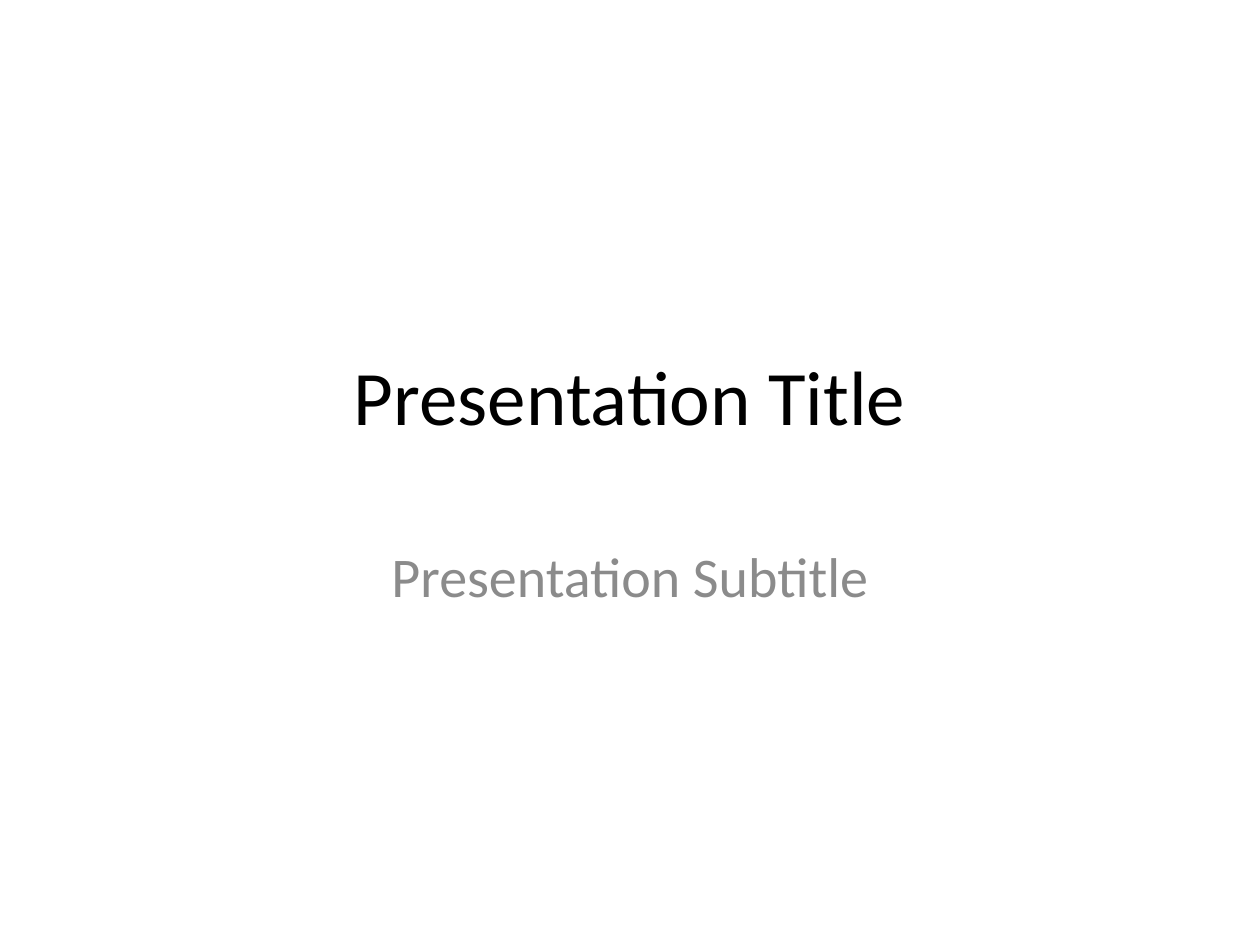
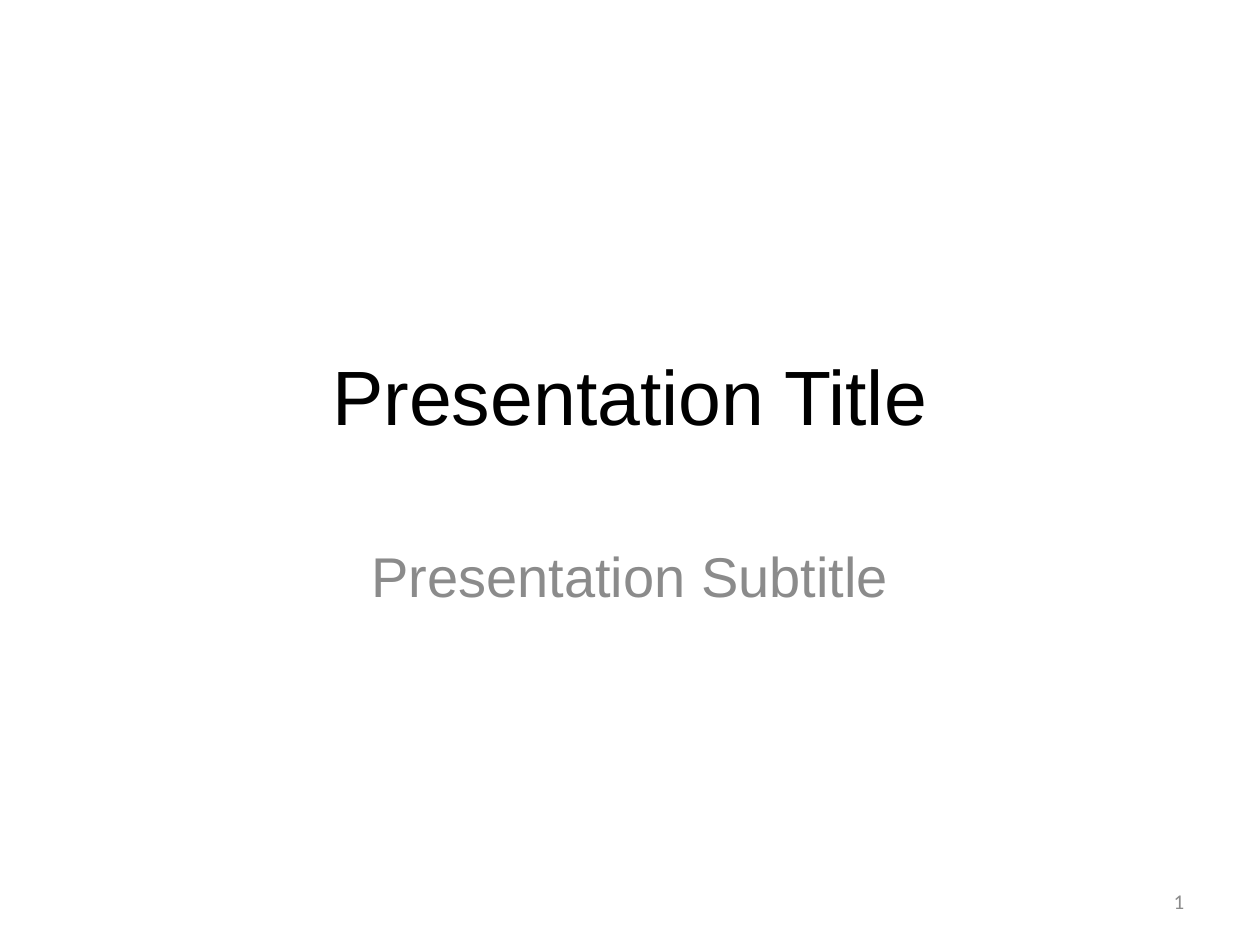
Before and after one commit to rmlane/bscContentHelpers, a slide deck: slide 1 of inst/rmd_files/uic_ref.pptx. Drawn at 1260x945 pixels with LibreOffice and Linux fonts; fonts in the diff are those of the drawing; background and template pictures are left out. Boxes give left, top, right and bottom in pixels: in the first picture for what was removed or moved away, otherwise in the second. Text is boxed around its words. In the diff, an @@ line names an element or a change of style, - is before the commit and + after.

```diff
--- a/inst/rmd_files/uic_ref.pptx
+++ b/inst/rmd_files/uic_ref.pptx
@@ title "Presentation Title" at [332,369,927,426]: font Calibri to Arial @@
@@ subtitle "Presentation Subtitle" at [371,556,888,598]: font Calibri to Arial @@
@@ page number added at [1174,895,1185,909], 12 pt, text #8C8C8C @@
+1
```
Also in this commit, not shown: 3 other slides changed, 5 other files.
